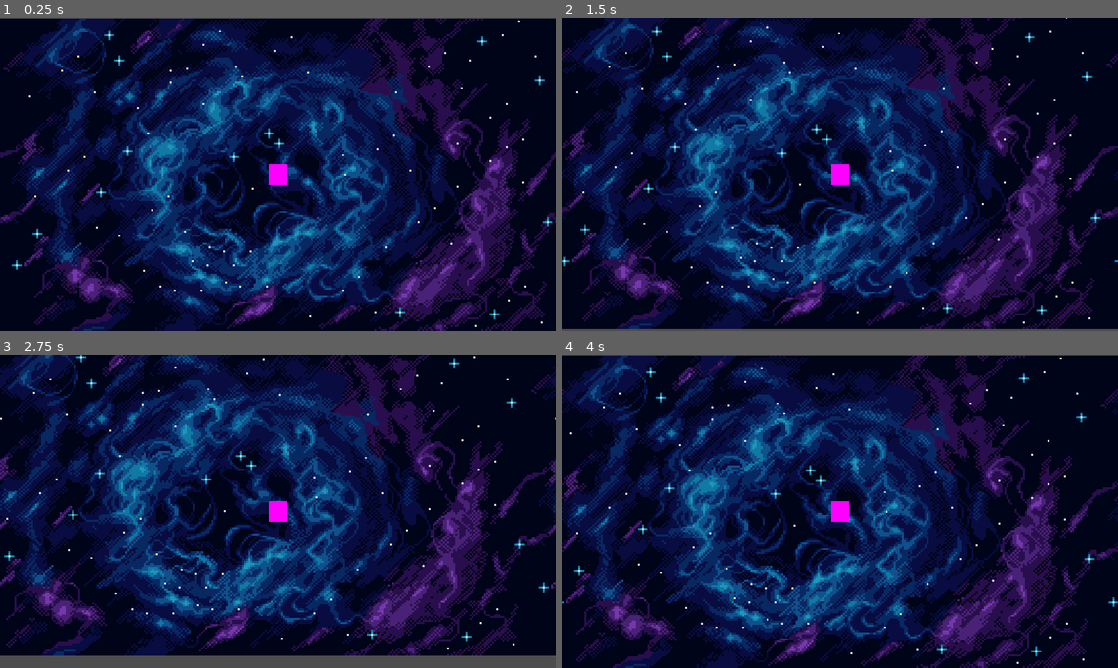
Above: before the commit, frames 1-4 (two rows, left to right).
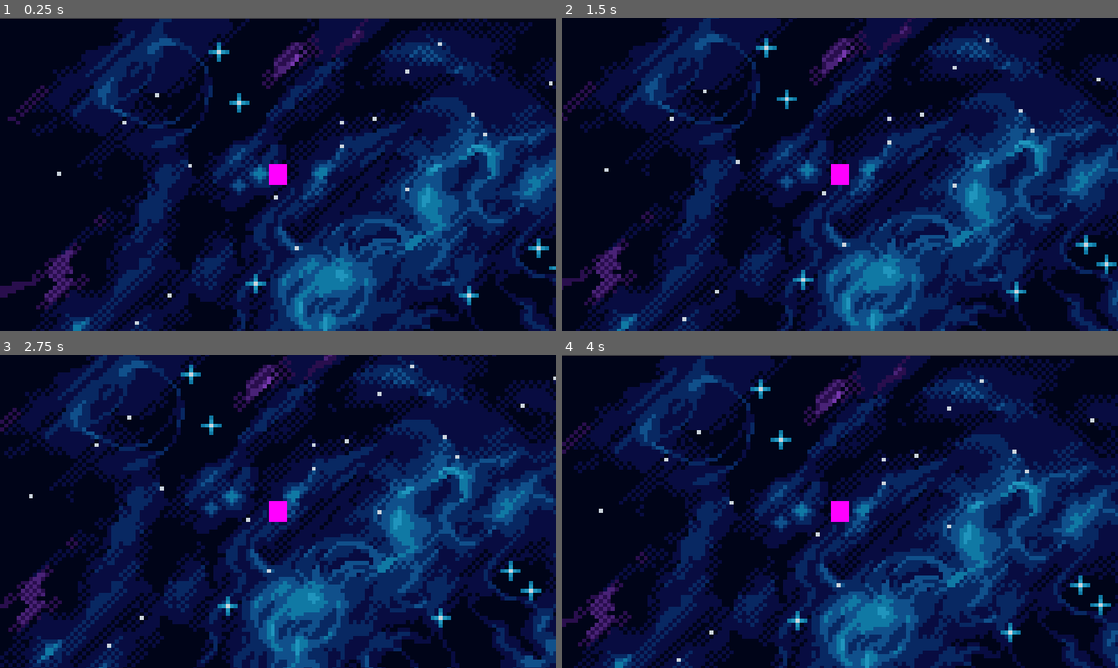
Above: after the commit, the same moments.

Repository: M-a-b-e-l/CISC2540---2D-Game-group-6
Game: Godot game, scene res://Scenes/MiniGame3.tscn
Two runs of this game, one before a commit and one after it. Both use one fixed random seed, a clock stepped at 60 frames per second and the inputs below. This scene is started directly instead of the project's main scene.
Inputs:
- Up to frame 1 (0.25 s): no input
- Up to frame 2 (1.5 s): tap Enter at 0.5 s; hold Right (ui_right) 0.53-1.28 s; hold Down (ui_down) from 1.28 s (still down)
- Up to frame 3 (2.75 s): release Down (ui_down) at 2.03 s; hold Right (ui_right) from 2.03 s (still down)
- Up to frame 4 (4 s): release Right (ui_right) at 2.78 s; hold Up (ui_up) 2.78-3.53 s; hold Left (ui_left) from 3.53 s (still down)

The runs differ from the first frame. In frame 1, 72% of the frame differs, in the area x 0-100%, y 0-100%; in frame 2, 74%; in frame 3, 77%; in frame 4, 74%.

Commit message:
Scaled background

Diff:
--- a/group_6_2d_game/Scenes/MiniGame3.tscn
+++ b/group_6_2d_game/Scenes/MiniGame3.tscn
@@ -16,11 +16,12 @@
 
 [node name="Parallax2D" type="Parallax2D" parent="CanvasLayer"]
 scroll_offset = Vector2(0, 1)
-repeat_size = Vector2(1150, 0)
+repeat_size = Vector2(2300, 0)
 
 [node name="TextureRect" type="TextureRect" parent="CanvasLayer/Parallax2D"]
 offset_right = 1155.0
 offset_bottom = 651.0
+scale = Vector2(2, 2)
 texture = ExtResource("1_llb72")
 metadata/_edit_use_anchors_ = true
 
